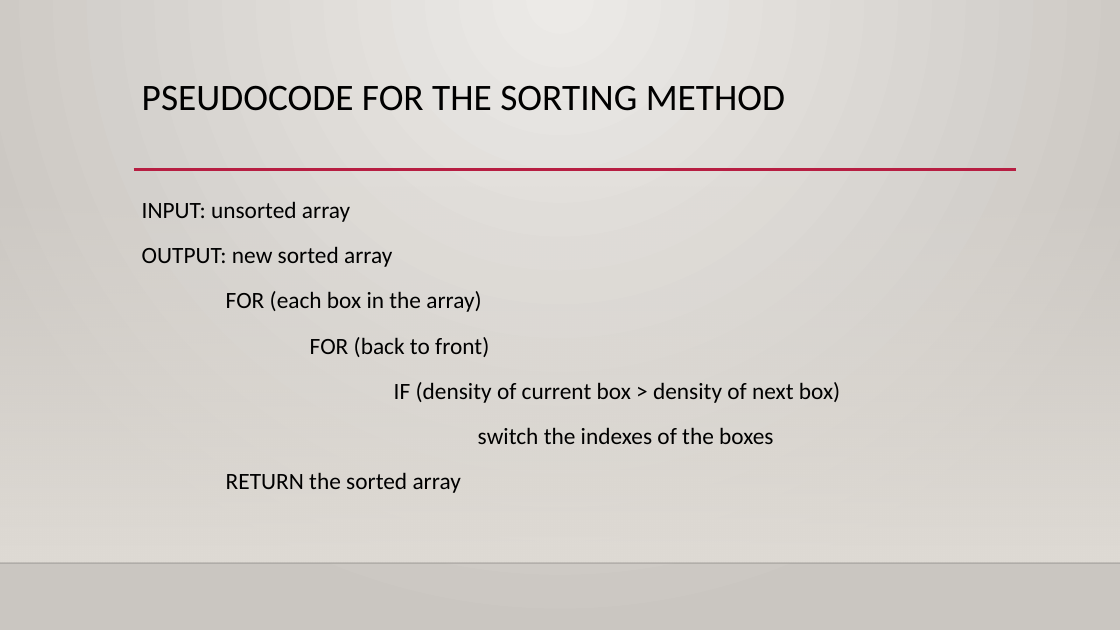
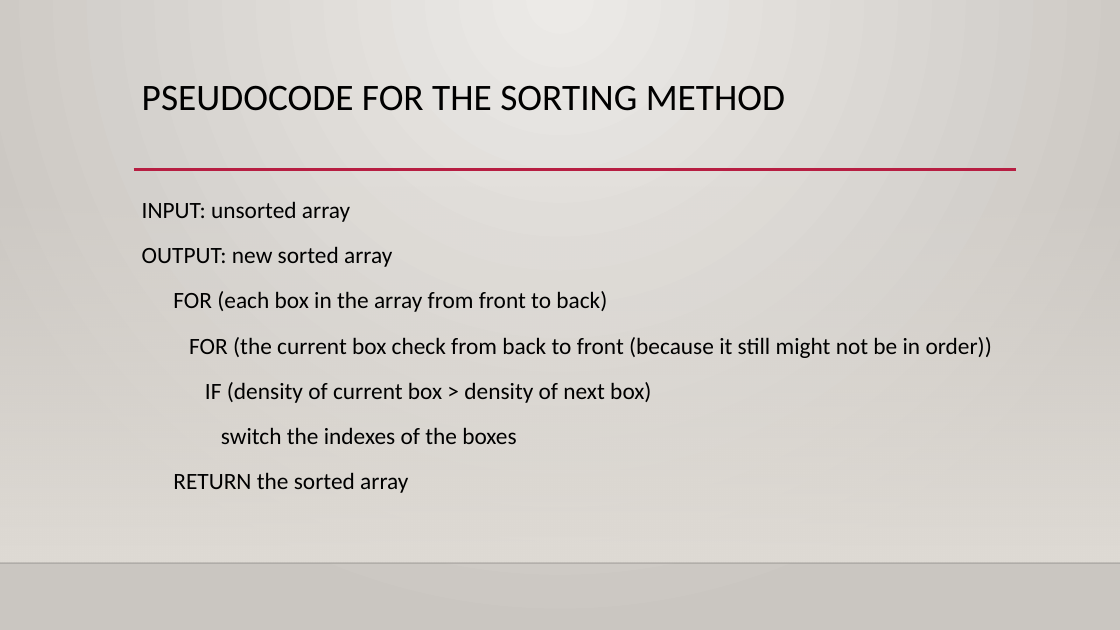
Before and after one commit to 31l3311/Pentominoes, a slide deck: slide 6 of project 3.pptx. Drawn at 1120x630 pixels with LibreOffice and Linux fonts; fonts in the diff are those of the drawing; background and template pictures are left out. Boxes give left, top, right and bottom in pixels: in the first picture for what was removed or moved away, otherwise in the second. Text is boxed around its words. In the diff, an @@ line names an element or a change of style, - is before the commit and + after.

```diff
--- a/project 3.pptx
+++ b/project 3.pptx
@@ text at (173, 291, 992, 358): text changed @@
-FOR (each box in the array)
-FOR (back to front)
+FOR (each box in the array from front to back)
+FOR (the current box check from back to front (because it still might not be in order))
```
Also in this commit, not shown: 5 other slides changed, 1 slide removed.
